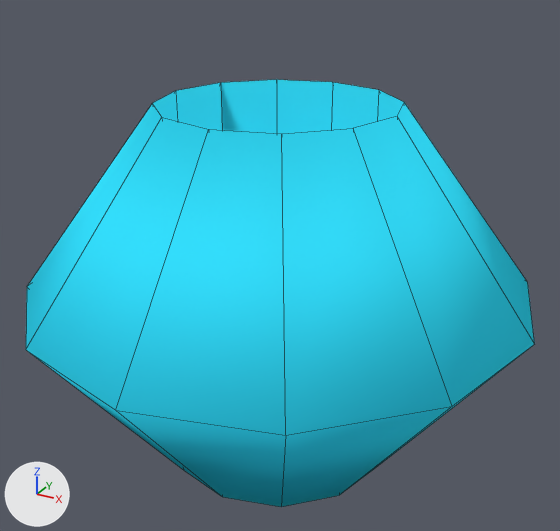
The Blender file data/grid/monster/monster.blend, before and after one commit.
Before and after are seen from a 50 mm lens placed at (1.352, -2.448, 1.308), pointed at (-0.011, 0.029, 0.07). Arrows for +X, +Y and +Z are at lower left; the lights stay in place. Mesh edges are drawn as thin lines. The same objects are shown in both versions, whatever each file hides.

The first picture shows 'smallCircle'.
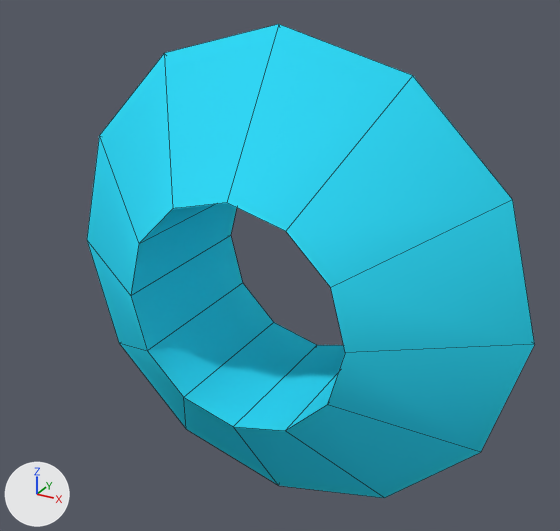
Where the newer file only moved an object's origin or applied its transform, the numbers keep the older frame.

Boxes (x1, y1, x2, y2) around the edits, measured in the pictures (560 x 531 px):
'smallCircle', reshaped, modifiers changed (12% narrower, 11% taller)
    before: (26, 80, 534, 507)
    after: (87, 24, 535, 498)

The change, as a list of edits to the scene's bpy script:
```text
Change me_smallcircle:
    where me_smallcircle.from_pydata(...)  # 36 vertices, 36 faces; spans x -0.99..0.99, y -0.72..0.72, z -0.99..0.99
    used by ob_smallcircle; location = (0.0, 0.0, 0.0); rotation_euler = (1.571, 0.0, 0.0), in degrees (90, 0, 0)
    me_smallcircle part 1: the whole mesh is multiplied about its middle by the matrix ((1.0, 0.0, 0.0), (0.0, 0.0, -1.0), (0.0, 0.5, 0.0))
Change ob_smallcircle:
    add _m = ob_smallcircle.modifiers.new('EdgeSplit', 'EDGE_SPLIT')
    add _m.split_angle = 0.698
```
